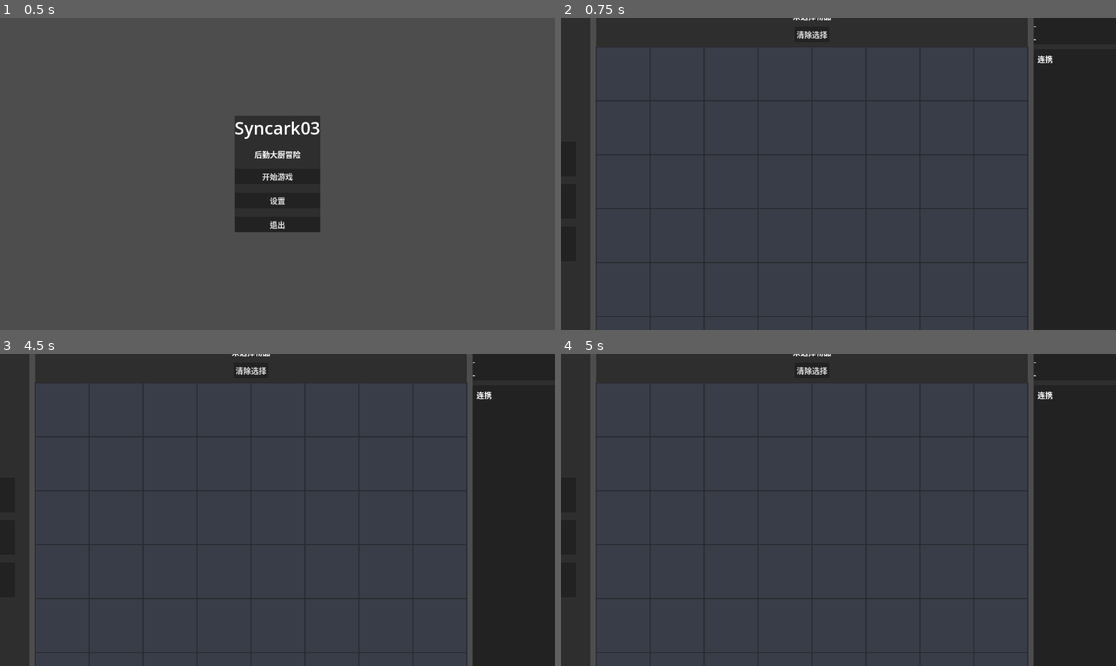
Above: before the commit, frames 1-4 (two rows, left to right).
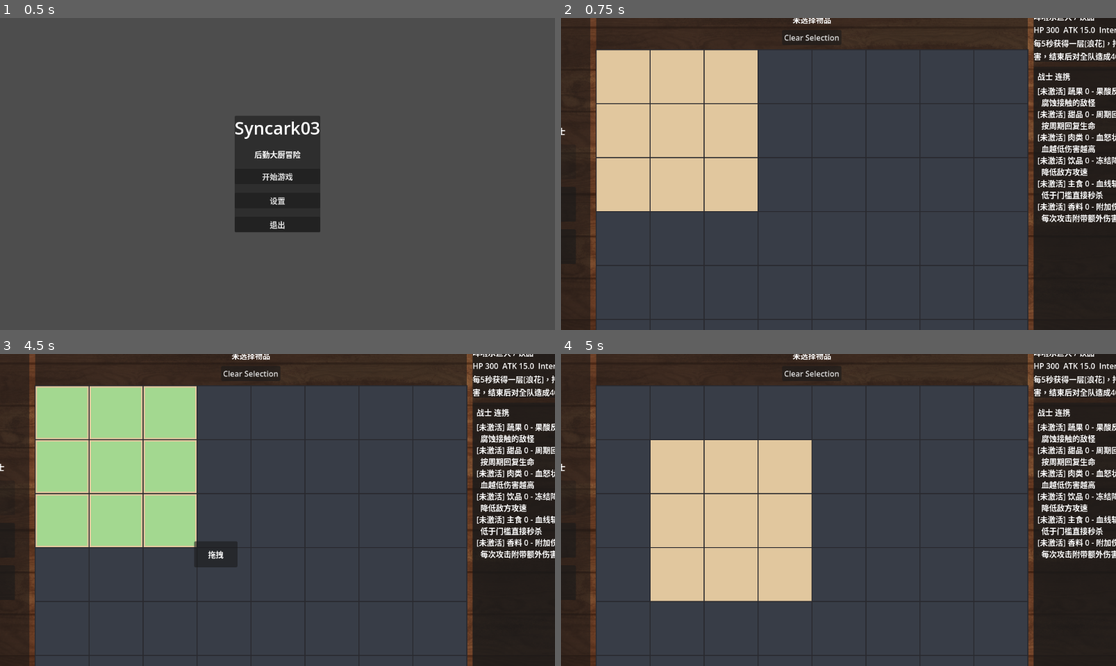
Above: after the commit, the same moments.

Repository: paleriderrrr/Syncark03
Game: Godot game, scene res://Scenes/title_screen.tscn
Same seed, same stepped clock (60 frames per second), same inputs: the game is played once before the commit and once after it.
Inputs (mouse positions are in pixels of both pictures, inside the frame that each line leads up to):
- Up to frame 1 (0.5 s): no input
- Up to frame 2 (0.75 s): click "开始游戏" at 0.5 s
- Up to frame 3 (4.5 s): click "清除选择" (after the commit: "Clear Selection") at 1.25 s; click "清除选择" (after the commit: "Clear Selection") at 2 s; click "清除选择" (after the commit: "Clear Selection") at 2.75 s; tap Enter at 3.5 s; drag from (249, 544) to (333, 441) at 3.52 s; tap Space at 4.25 s; drag from (166, 525) to (249, 572) at 4.27 s
- Up to frame 4 (5 s): no input

Frame 1 is identical in both runs. In frame 2, 22% of the frame differs, in the area x 0-100%, y 0-100%; in frame 3, 23%; in frame 4, 22%.
Error before the commit: Parse Error: Identifier "accepted_sources" not declared in the current scope. (res://Scripts/UI/Components/item_strip.gd:42)

Commit message:
Update editor screen iteration

Diff:
--- a/Scenes/main_editor_screen.tscn
+++ b/Scenes/main_editor_screen.tscn
@@ -5,7 +5,7 @@
 [ext_resource type="Script" path="res://Scripts/UI/Components/bento_board_view.gd" id="3_board"]
 [ext_resource type="PackedScene" path="res://Scenes/Components/item_strip.tscn" id="4_strip"]
 [ext_resource type="PackedScene" path="res://Scenes/Components/synergy_panel.tscn" id="5_synergy"]
-[ext_resource type="Texture2D" path="res://Art/UI/鑳屾櫙.png" id="6_bg"]
+[ext_resource type="Texture2D" path="res://Art/UI/背景.png" id="6_bg"]
 [ext_resource type="Script" path="res://Scripts/UI/Components/inventory_drop_zone.gd" id="7_drop_zone"]
 
 [node name="MainEditorScreen" type="Control"]
@@ -56,7 +56,7 @@
 unique_name_in_owner = true
 layout_mode = 2
 size_flags_horizontal = 3
-text = "金币: 0"
+text = "Gold: 0"
 
 [node name="RouteLabel" type="Label" parent="Margin/RootVBox/StatusPanel/StatusHBox"]
 unique_name_in_owner = true
@@ -68,13 +68,13 @@
 unique_name_in_owner = true
 layout_mode = 2
 size_flags_horizontal = 3
-text = "当前节点"
+text = "Current Node"
 
 [node name="RiskLabel" type="Label" parent="Margin/RootVBox/StatusPanel/StatusHBox"]
 unique_name_in_owner = true
 layout_mode = 2
 size_flags_horizontal = 3
-text = "危险度"
+text = "Risk"
 
 [node name="TopMarketPanel" type="PanelContainer" parent="Margin/RootVBox"]
 layout_mode = 2
@@ -94,7 +94,7 @@
 [node name="MarketRefreshButton" type="Button" parent="Margin/RootVBox/TopMarketPanel/TopMarketVBox/TopMarketActions"]
 unique_name_in_owner = true
 layout_mode = 2
-text = "刷新市场"
+text = "Refresh Market"
 
 [node name="TopMarketStrip" parent="Margin/RootVBox/TopMarketPanel/TopMarketVBox" instance=ExtResource("4_strip")]
 unique_name_in_owner = true
@@ -120,30 +120,30 @@
 
 [node name="RoleTitle" type="Label" parent="Margin/RootVBox/MainHBox/LeftPanel/LeftCenter/LeftVBox"]
 layout_mode = 2
-text = "角色标签"
+text = "Role Tabs"
 
 [node name="SelectedRoleLabel" type="Label" parent="Margin/RootVBox/MainHBox/LeftPanel/LeftCenter/LeftVBox"]
 unique_name_in_owner = true
 layout_mode = 2
-text = "当前角色"
+text = "Current Role"
 
 [node name="WarriorTabButton" type="Button" parent="Margin/RootVBox/MainHBox/LeftPanel/LeftCenter/LeftVBox"]
 unique_name_in_owner = true
 layout_mode = 2
 custom_minimum_size = Vector2(160, 72)
-text = "战士"
+text = "Warrior"
 
 [node name="HunterTabButton" type="Button" parent="Margin/RootVBox/MainHBox/LeftPanel/LeftCenter/LeftVBox"]
 unique_name_in_owner = true
 layout_mode = 2
 custom_minimum_size = Vector2(160, 72)
-text = "猎人"
+text = "Hunter"
 
 [node name="MageTabButton" type="Button" parent="Margin/RootVBox/MainHBox/LeftPanel/LeftCenter/LeftVBox"]
 unique_name_in_owner = true
 layout_mode = 2
 custom_minimum_size = Vector2(160, 72)
-text = "法师"
+text = "Mage"
 
 [node name="CenterPanel" type="PanelContainer" parent="Margin/RootVBox/MainHBox"]
 layout_mode = 2
@@ -158,13 +158,13 @@
 [node name="BoardTitle" type="Label" parent="Margin/RootVBox/MainHBox/CenterPanel/CenterVBox"]
 layout_mode = 2
 horizontal_alignment = 1
-text = "桌面编辑区"
+text = "Board Editor"
 
 [node name="SelectedItemLabel" type="Label" parent="Margin/RootVBox/MainHBox/CenterPanel/CenterVBox"]
 unique_name_in_owner = true
 layout_mode = 2
 horizontal_alignment = 1
-text = "未选择物品"
+text = "No Item Selected"
 
 [node name="BoardControls" type="HBoxContainer" parent="Margin/RootVBox/MainHBox/CenterPanel/CenterVBox"]
 layout_mode = 2
@@ -174,7 +174,7 @@
 [node name="ClearSelectionButton" type="Button" parent="Margin/RootVBox/MainHBox/CenterPanel/CenterVBox/BoardControls"]
 unique_name_in_owner = true
 layout_mode = 2
-text = "清除选择"
+text = "Clear Selection"
 
 [node name="BoardFrame" type="PanelContainer" parent="Margin/RootVBox/MainHBox/CenterPanel/CenterVBox"]
 layout_mode = 2
@@ -212,7 +212,7 @@
 
 [node name="NextMonsterTitle" type="Label" parent="Margin/RootVBox/MainHBox/RightPanel/RightVBox/NextMonsterPanel/NextMonsterVBox"]
 layout_mode = 2
-text = "下一个怪物"
+text = "Next Monster"
 
 [node name="NextMonsterNameLabel" type="Label" parent="Margin/RootVBox/MainHBox/RightPanel/RightVBox/NextMonsterPanel/NextMonsterVBox"]
 unique_name_in_owner = true
@@ -243,12 +243,12 @@
 [node name="ActionButton" type="Button" parent="Margin/RootVBox/MainHBox/RightPanel/RightVBox/RightButtons"]
 unique_name_in_owner = true
 layout_mode = 2
-text = "继续"
+text = "Continue"
 
 [node name="RestoreButton" type="Button" parent="Margin/RootVBox/MainHBox/RightPanel/RightVBox/RightButtons"]
 unique_name_in_owner = true
 layout_mode = 2
-text = "恢复上次战前方案"
+text = "Restore Previous Loadout"
 
 [node name="BottomInventoryPanel" type="PanelContainer" parent="Margin/RootVBox"]
 layout_mode = 2
--- a/Scripts/UI/Components/item_strip.gd
+++ b/Scripts/UI/Components/item_strip.gd
@@ -34,14 +34,3 @@
 
 func _on_card_clicked(entry: Dictionary) -> void:
 	entry_clicked.emit(entry)
-
-func _can_drop_data(_at_position: Vector2, data: Variant) -> bool:
-	if not (data is Dictionary):
-		return false
-	var payload: Dictionary = data
-	return accepted_sources.has(payload.get("source", &""))
-
-func _drop_data(_at_position: Vector2, data: Variant) -> void:
-	if not (data is Dictionary):
-		return
-	strip_drop_requested.emit(data)
--- a/Scripts/UI/main_editor_screen.gd
+++ b/Scripts/UI/main_editor_screen.gd
@@ -62,22 +62,22 @@
 	_refresh()
 
 func _apply_static_texts() -> void:
-	top_market_strip.set_title("市场")
-	inventory_strip.set_title("共享仓库")
-	market_refresh_button.text = "刷新市场"
-	clear_selection_button.text = "清除选择"
-	restore_button.text = "恢复上次战前方案"
-	tab_buttons[&"warrior"].text = "战士"
-	tab_buttons[&"hunter"].text = "猎人"
-	tab_buttons[&"mage"].text = "法师"
+	top_market_strip.set_title("Market")
+	inventory_strip.set_title("Shared Inventory")
+	market_refresh_button.text = "Refresh Market"
+	clear_selection_button.text = "Clear Selection"
+	restore_button.text = "Restore Previous Loadout"
+	tab_buttons[&"warrior"].text = "Warrior"
+	tab_buttons[&"hunter"].text = "Hunter"
+	tab_buttons[&"mage"].text = "Mage"
 
 func _refresh() -> void:
 	var run_state: Node = _run_state()
 	_role_names = run_state.get_character_display_names()
-	gold_label.text = "金币: %d" % run_state.current_gold
+	gold_label.text = "Gold: %d" % run_state.current_gold
 	route_label.text = _build_route_label(run_state)
-	node_label.text = "当前节点: %s" % _display_name_for_node(run_state.get_current_node_type())
-	risk_label.text = "危险度: %s" % _estimate_risk_label()
+	node_label.text = "Current Node: %s" % _display_name_for_node(run_state.get_current_node_type())
+	risk_label.text = "Risk: %s" % _estimate_risk_label()
 	selected_item_label.text = run_state.get_selected_item_summary()
 	action_button.text = run_state.get_action_button_text()
 	market_refresh_button.disabled = run_state.get_current_node_type() != run_state.NODE_MARKET
@@ -90,7 +90,7 @@
 	_refresh_synergy_panel()
 
 func _refresh_selected_role(character_id: StringName) -> void:
-	selected_role_label.text = "当前角色: %s" % String(_role_names.get(character_id, String(character_id)))
+	selected_role_label.text = "Current Role: %s" % String(_role_names.get(character_id, String(character_id)))
 	for role_id in tab_buttons.keys():
 		tab_buttons[role_id].disabled = role_id == character_id
 
@@ -156,12 +156,12 @@
 func _refresh_next_monster_panel() -> void:
 	var summary: Dictionary = _run_state().get_next_monster_summary()
 	if summary.is_empty():
-		next_monster_name_label.text = "未知"
+		next_monster_name_label.text = "Unknown"
 		next_monster_stats_label.text = "-"
 		next_monster_skill_label.text = "-"
 		return
 	next_monster_name_label.text = "%s / %s" % [String(summary.get("display_name", "")), String(summary.get("category_name", ""))]
-	next_monster_stats_label.text = "HP %d  ATK %.1f  间隔 %.1fs" % [
+	next_monster_stats_label.text = "HP %d  ATK %.1f  Interval %.1fs" % [
 		int(summary.get("hp", 0)),
 		float(summary.get("attack", 0.0)),
 		float(summary.get("attack_interval", 0.0)),
@@ -181,13 +181,13 @@
 func _display_name_for_node(node_type: StringName) -> String:
 	match node_type:
 		&"market":
-			return "市场"
+			return "Market"
 		&"battle":
-			return "战斗"
+			return "Battle"
 		&"rest":
-			return "休整"
+			return "Rest"
 		&"boss_battle":
-			return "Boss 战"
+			return "Boss Battle"
 		_:
 			return String(node_type)
 
@@ -292,18 +292,18 @@
 			total_power += food.attack_speed_percent / 10.0
 	var monster: MonsterDefinition = run_state.get_current_monster_definition()
 	if monster == null:
-		return "未知"
+		return "Unknown"
 	var monster_power: float = monster.base_attack * 2.0 + monster.base_hp / 6.0
 	var ratio: float = total_power / maxf(monster_power, 1.0)
 	if ratio >= 1.8:
-		return "碾压"
+		return "Crush"
 	if ratio >= 1.2:
-		return "稳定"
+		return "Stable"
 	if ratio >= 0.85:
-		return "胶着"
+		return "Close"
 	if ratio >= 0.6:
-		return "危险"
-	return "送命"
+		return "Risky"
+	return "Fatal"
 
 func _unhandled_input(event: InputEvent) -> void:
 	if event is InputEventKey and event.pressed and not event.echo and event.keycode == KEY_R:
Not shown, changed: Docs/07_progress_log.md
